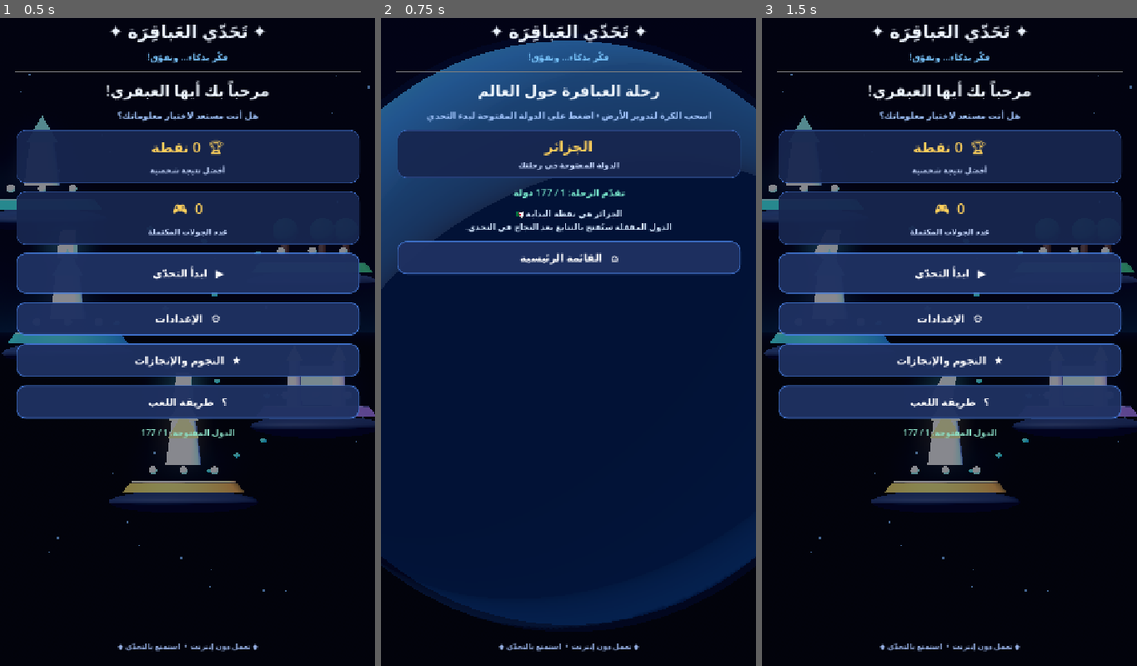
Above: before the commit, frames 1-3 (left to right).
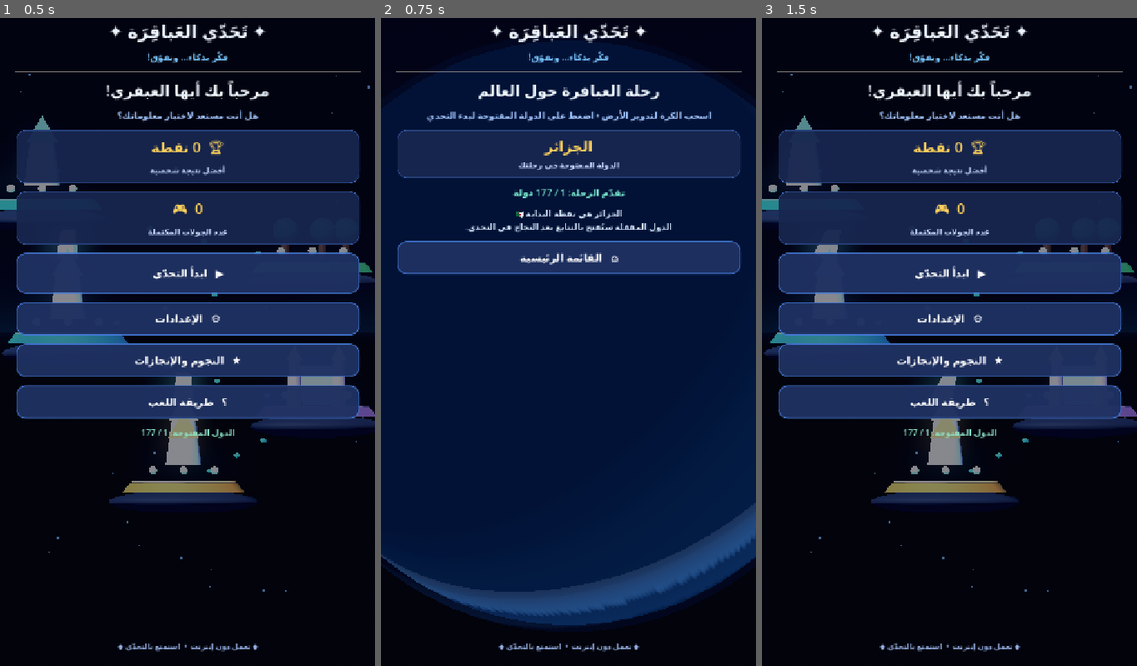
Above: after the commit, the same moments.

Repository: mahdialloui01-art/challenge-
Game: Godot game, scene res://scenes/main.tscn
Two runs of this game, one before a commit and one after it. Both use one fixed random seed, a clock stepped at 60 frames per second and the inputs below.
Inputs:
- Up to frame 1 (0.5 s): no input
- Up to frame 2 (0.75 s): click "▶ ابدأ التحدّي" at 0.5 s
- Up to frame 3 (1.5 s): click "⌂ القائمة الرئيسية" at 1.25 s

Frame 1 is identical in both runs. In frame 2, 17% of the frame differs, in the area x 0-100%, y 3-93%; in frame 3, nothing differs.

Commit message:
Keep the custom textured Earth mesh visible on all mobile renderers

Diff:
--- a/scripts/world_globe.gd
+++ b/scripts/world_globe.gd
@@ -60,6 +60,7 @@
     ocean.albedo_color = Color.WHITE
     ocean.metallic = 0.0
     ocean.roughness = 0.92
+    ocean.cull_mode = BaseMaterial3D.CULL_DISABLED
     ocean.texture_filter = BaseMaterial3D.TEXTURE_FILTER_LINEAR_WITH_MIPMAPS
     if ResourceLoader.exists("res://assets/earth_surface.jpg"):
         ocean.albedo_texture = load("res://assets/earth_surface.jpg")
